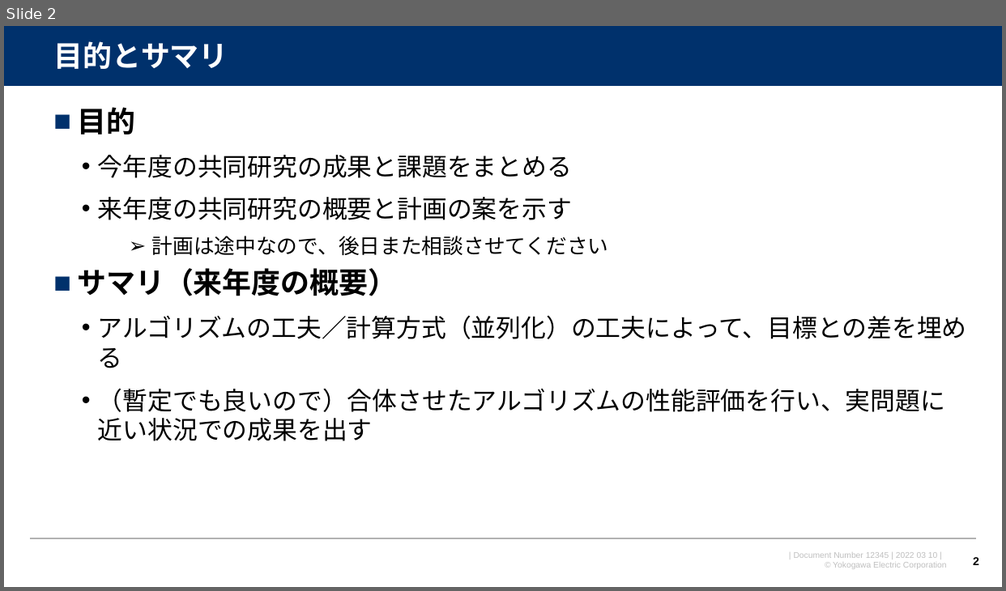
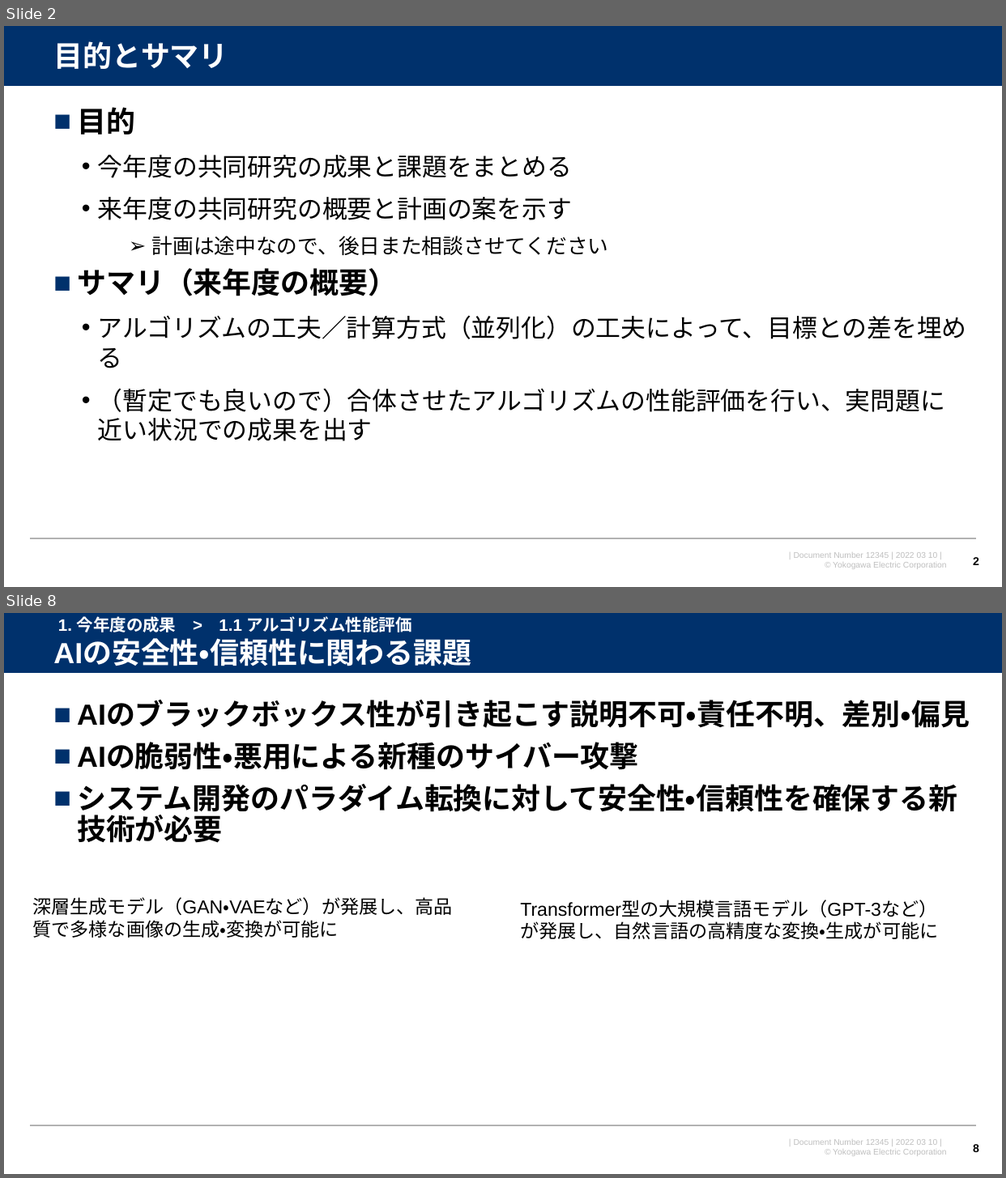
Before and after one commit to watarukumagai-git/opt, a slide deck: MMW/220310_MMW_kumagai_rev.0.pptx. Shown one above the other, each under a label of ours: slide 2 before the commit, slides 2 and 8 after it; the slides between them are not shown. The pictures are 1006x591 and 1006x1178 pixels, drawn with LibreOffice and Linux fonts; fonts in the diff are those of the drawing; background and template pictures are left out. Boxes give left, top, right and bottom in pixels: in the first picture for what was removed or moved away, otherwise in the second. Text is boxed around its words. In the diff, an @@ line names an element or a change of style, - is before the commit and + after.

```diff
--- a/MMW/220310_MMW_kumagai_rev.0.pptx
+++ b/MMW/220310_MMW_kumagai_rev.0.pptx
@@ slide 8 added at bbox=[4, 613, 1002, 1174], background #FFFFFF; not listed: 4 template elements that a slide beside it also shows @@
@@ text added at bbox=[58, 616, 412, 632], 16 pt, text #FFFFFF, bold @@
+1. 今年度の成果 > 1.1 アルゴリズム性能評価
@@ title added at bbox=[53, 641, 471, 666], 28 pt, text #FFFFFF, bold @@
+AIの安全性・信頼性に関わる課題
@@ text added at bbox=[77, 702, 970, 843], 28 pt, text #000000, bold @@
+■ AIのブラックボックス性が引き起こす説明不可・責任不明、差別・偏見
+■ AIの脆弱性・悪用による新種のサイバー攻撃
+■ システム開発のパラダイム転換に対して安全性・信頼性を確保する新技術が必要
@@ text added at bbox=[33, 897, 453, 938], 18 pt, text #000000 @@
+深層生成モデル（GAN・VAEなど）が発展し、高品質で多様な画像の生成・変換が可能に
@@ text added at bbox=[520, 901, 938, 939], 18 pt, text #000000 @@
+Transformer型の大規模言語モデル（GPT-3など）が発展し、自然言語の高精度な変換・生成が可能に
@@ page number added at bbox=[973, 1144, 979, 1152], 11 pt, text #000000, bold @@
+8
```
Also in this commit, not shown: 6 slides changed, 9 other slides added, 12 slides removed.
